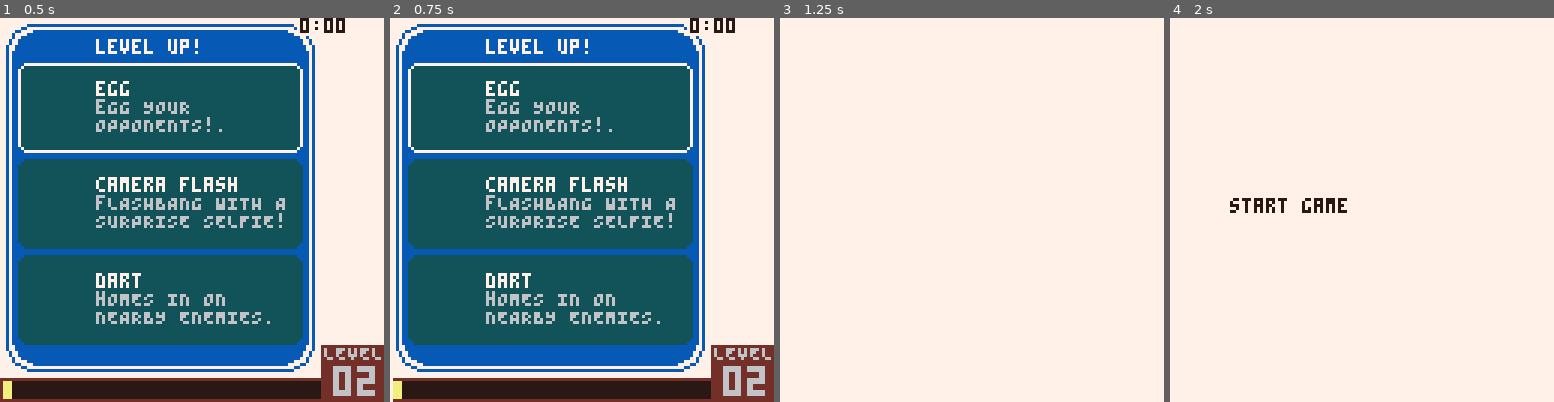
Above: before the commit, frames 1-4 (left to right).
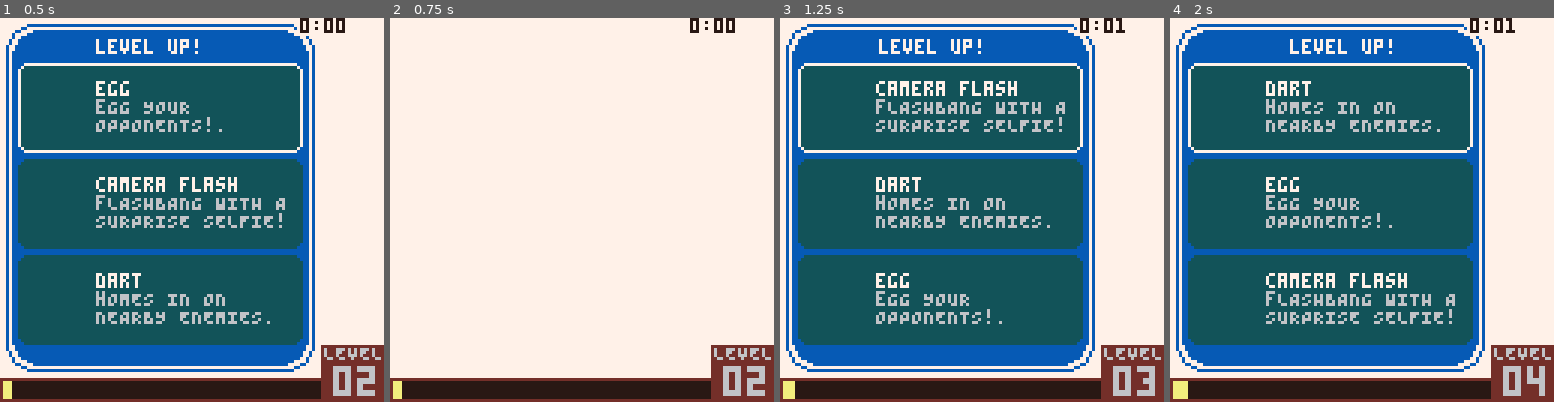
Above: after the commit, the same moments.

Repository: wsasaki01/bath-hack-2026
Game: PICO-8 cartridge fake.p8
Two runs of this game, one before a commit and one after it. Both use one fixed random seed, a clock stepped at 60 frames per second and the inputs below.
Inputs:
- Up to frame 1 (0.5 s): tap X (X key) at 0.33 s
- Up to frame 2 (0.75 s): tap O (Z key) at 0.7 s
- Up to frame 3 (1.25 s): tap X (X key) at 1.07 s
- Up to frame 4 (2 s): hold Right from 1.6 s (still down); tap O (Z key) at 1.7 s; tap X (X key) at 1.85 s

Frame 1 is identical in both runs. In frame 2, 67% of the frame differs, in the area x 0-83%, y 1-100%; in frame 3, 75%, in the area x 0-100%, y 0-100%; in frame 4, 75%.

Commit message:
wip levels

Diff:
--- a/draw.lua
+++ b/draw.lua
@@ -34,6 +34,9 @@
 		print("\^t\^w"..(plyr.level<10 and "0" or "")..plyr.level,111,116)
 		rectfill(1,121,106,126,7)	-- Collected XP
 		rectfill(1,121,1+105*plyr.xp/100,126,12)	-- Collected XP
+		for i in all(items) do
+			spr(i.data.spr,0,100)
+		end
 
 		if selecting_item then
 			rrect(2,2,103,116,8,3)		-- Menu outline
--- a/init.lua
+++ b/init.lua
@@ -71,11 +71,9 @@
 			y = eY,
 		})
 	end
-	enemies = {}
 
 	-- Add a new item to roster
 	items = {}
-	add(items, create_item(1))
 
 	-- Selecting an item on level up
 	selecting_item = false
@@ -87,18 +85,18 @@
 
 item_data = {
 	{
-		name="dart",
+		name="dart", id=1,
 		desc="hOMES IN ON\nNEARBY ENEMIES.",
-		sprx=0, spry=32,
+		sprx=0, spry=32, spr=64
 	},
 	{
-		name="egg",
+		name="egg", id=2,
 		desc="eGG YOUR\nOPPONENTS!.",
-		sprx=8, spry=32,
+		sprx=8, spry=32, spr=65
 	},
 	{
-		name="camera flash",
+		name="camera flash", id=3,
 		desc="fLASHBANG WITH A\nSURPRISE SELFIE!",
-		sprx=16, spry=32,
+		sprx=16, spry=32, spr=66
 	},
 }
--- a/projectiles.lua
+++ b/projectiles.lua
@@ -70,7 +70,7 @@
 -- Items are power-ups added to the player's collection on every level up
 item_parent = class:new({
 	-- Spawn this item every N frames
-	n = 60, type=0,
+	n = 60, type=0, data={},
 	cooldown = function(_ENV)
 		-- If cooldown is up
 		if global.global_cnt % n == 0 then
@@ -85,9 +85,10 @@
 				end
 			end
 			if near_e != 0 then
+				printh("found enemy!")
 				local proj_list = {}
 
-				if type==0 then
+				if type==1 then
 					add(proj_list, create_proj(px, py, 0))
 				elseif type==1 then
 					for i=-1,1 do
@@ -106,8 +107,8 @@
 
 -- Create an item, which spawns projectiles on a cooldown
 function create_item(type)
-	local item = item_parent:new({type=type})
-	if (type == 0) item.n = 60
+	local item = item_parent:new({type=type, data=item_data[type]})
+	if (type == 1) item.n = 60
 
 	return item
 end
--- a/update.lua
+++ b/update.lua
@@ -22,9 +22,16 @@
 
 		-- Selecting options
 		if btnp(4) then
-			-- Begin transition
-			-- Needs to be more complex if there are any items added that don't transition
-			counters.trans_cnt = 30
+			-- Level up menu
+			if menu==2 then
+				add(items, create_item(random_items[menu_idx].id))
+				global.selecting_item = false
+				global.pause = false
+				global.control_menu = false
+			else
+				-- Begin transition
+				counters.trans_cnt = 30
+			end
 		end
 	end
 
